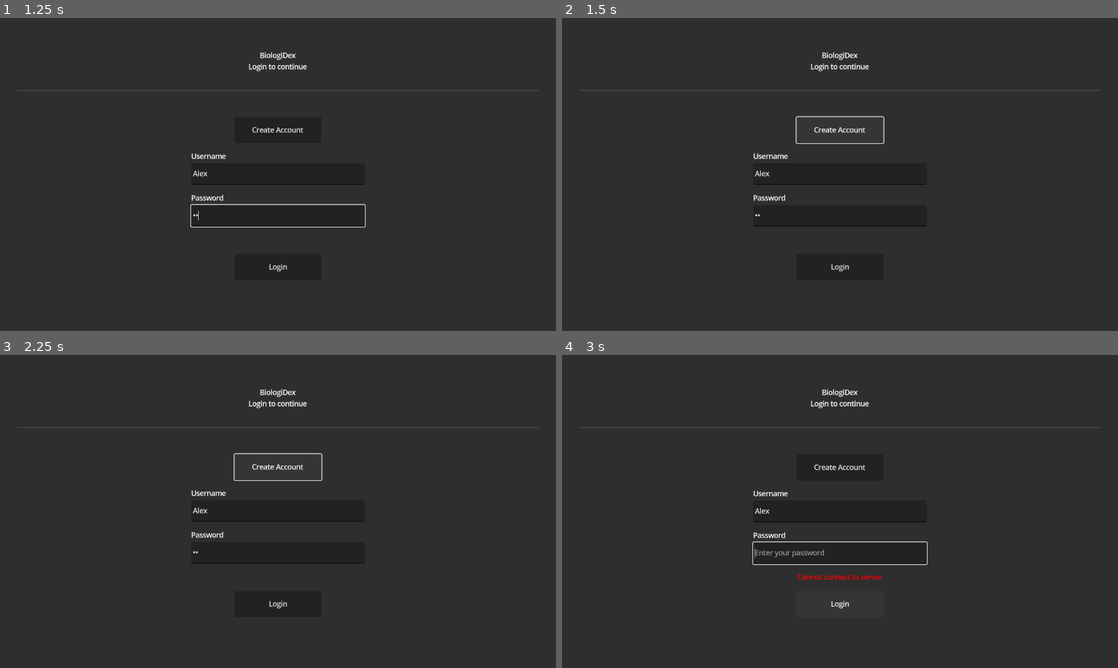
Above: before the commit, frames 1-4 (two rows, left to right).
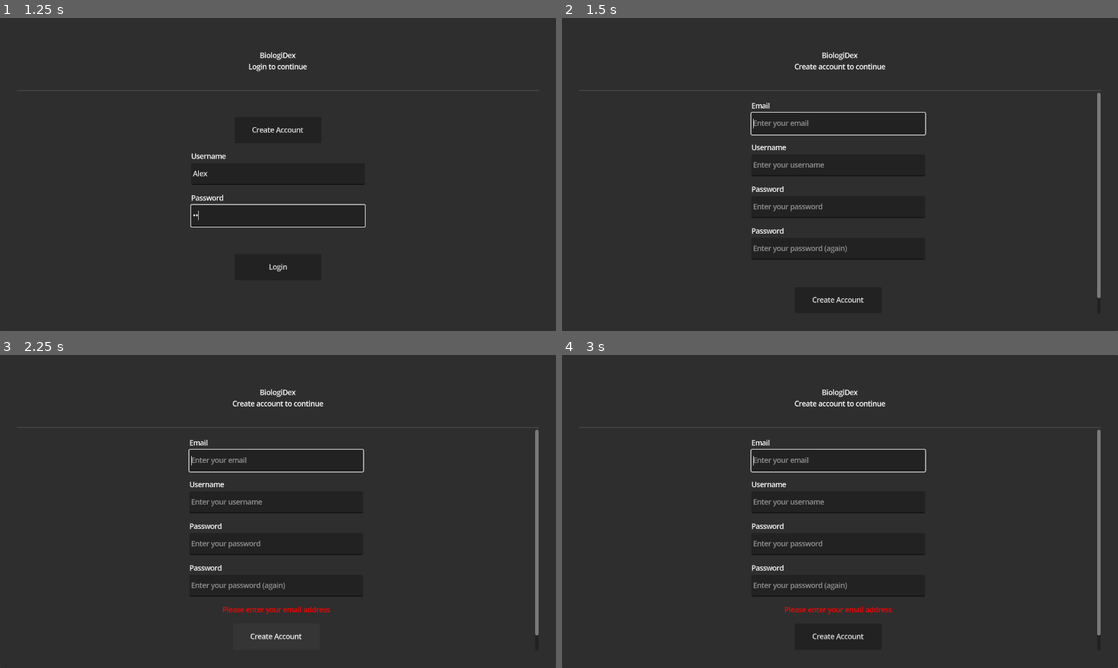
Above: after the commit, the same moments.

Repository: BryanRacic/biologidex
Game: Godot game, scene res://login.tscn
Two runs of this game, one before a commit and one after it. Both use one fixed random seed, a clock stepped at 60 frames per second and the inputs below.
Inputs (mouse positions are in pixels of both pictures, inside the frame that each line leads up to):
- Up to frame 1 (1.25 s): click (278, 174) at 0.52 s; type "Alex" at 0.6 s; click (278, 215) at 0.75 s; type "12" at 0.83 s
- Up to frame 2 (1.5 s): click "Create Account" at 1.25 s
- Up to frame 3 (2.25 s): click "Create Account" at 2 s
- Up to frame 4 (3 s): click (840, 605) at 2.75 s, where only the run before the commit has a clickable "Login"

Frame 1 is identical in both runs. In frame 2, 2.3% of the frame differs, in the area x 33-97%, y 14-92%; in frame 3, 2.5%; in frame 4, 2.9%, in the area x 33-97%, y 14-91%.

Commit message:
create account is working!

Diff:
--- a/client/biologidex-client/api_manager.gd
+++ b/client/biologidex-client/api_manager.gd
@@ -13,6 +13,7 @@
 const ENDPOINTS = {
 	"login": "/auth/login/",
 	"refresh": "/auth/refresh/",
+	"register": "/users/",
 	"vision_jobs": "/vision/jobs/",
 	"vision_job_detail": "/vision/jobs/%s/",  # Format with job ID
 }
@@ -41,6 +42,25 @@
 	}
 
 	_log_request("POST", url, data)
+	request_started.emit(url, "POST")
+
+	_make_json_request(url, HTTPClient.METHOD_POST, data, callback)
+
+
+func register(username: String, email: String, password: String, password_confirm: String, callback: Callable) -> void:
+	"""
+	Register a new user account
+	Returns: User object with id, username, email, friend_code, etc.
+	"""
+	var url := BASE_URL + ENDPOINTS["register"]
+	var data := {
+		"username": username,
+		"email": email,
+		"password": password,
+		"password_confirm": password_confirm
+	}
+
+	_log_request("POST", url, {"username": username, "email": email, "password": "[REDACTED]"})
 	request_started.emit(url, "POST")
 
 	_make_json_request(url, HTTPClient.METHOD_POST, data, callback)
--- /dev/null
+++ b/client/biologidex-client/create_account.gd
@@ -0,0 +1,245 @@
+extends Control
+
+# Create Account scene - Handles user registration
+# Shows registration form and creates new account via API
+
+@onready var email_input: LineEdit = $Panel/MarginContainer/VBoxContainer/Content/ContentMargin/CreateAcctForm/EmailField/EmailInput
+@onready var username_input: LineEdit = $Panel/MarginContainer/VBoxContainer/Content/ContentMargin/CreateAcctForm/UsernameField/UsernameInput
+@onready var password_input: LineEdit = $Panel/MarginContainer/VBoxContainer/Content/ContentMargin/CreateAcctForm/PasswordField/PasswordInput
+@onready var confirm_password_input: LineEdit = $Panel/MarginContainer/VBoxContainer/Content/ContentMargin/CreateAcctForm/ConfirmPasswordField2/ConfirmPasswordInput
+@onready var create_acct_button: Button = $Panel/MarginContainer/VBoxContainer/Content/ContentMargin/CreateAcctForm/CreateAcctButton
+@onready var status_label: Label = $Panel/MarginContainer/VBoxContainer/Content/ContentMargin/CreateAcctForm/StatusLabel
+@onready var loading_spinner: Label = $Panel/MarginContainer/VBoxContainer/Content/ContentMargin/CreateAcctForm/LoadingSpinner
+
+var is_loading: bool = false
+
+
+func _ready() -> void:
+	print("[CreateAccount] Scene loaded")
+
+	# Hide loading spinner initially
+	loading_spinner.visible = false
+	status_label.text = ""
+
+	# Connect button
+	create_acct_button.pressed.connect(_on_create_acct_button_pressed)
+
+	# Connect Enter key in confirm password field
+	confirm_password_input.text_submitted.connect(func(_text: String): _on_create_acct_button_pressed())
+
+	# Focus on first field
+	email_input.grab_focus()
+
+
+func _on_create_acct_button_pressed() -> void:
+	"""Handle create account button press"""
+	if is_loading:
+		return
+
+	var email := email_input.text.strip_edges()
+	var username := username_input.text.strip_edges()
+	var password := password_input.text
+	var confirm_password := confirm_password_input.text
+
+	# Validate input
+	if email.length() == 0:
+		_show_error("Please enter your email address")
+		email_input.grab_focus()
+		return
+
+	# Basic email validation
+	if not _is_valid_email(email):
+		_show_error("Please enter a valid email address")
+		email_input.grab_focus()
+		return
+
+	if username.length() == 0:
+		_show_error("Please enter a username")
+		username_input.grab_focus()
+		return
+
+	if username.length() < 3:
+		_show_error("Username must be at least 3 characters")
+		username_input.grab_focus()
+		return
+
+	if password.length() == 0:
+		_show_error("Please enter a password")
+		password_input.grab_focus()
+		return
+
+	if password.length() < 8:
+		_show_error("Password must be at least 8 characters")
+		password_input.grab_focus()
+		return
+
+	if confirm_password.length() == 0:
+		_show_error("Please confirm your password")
+		confirm_password_input.grab_focus()
+		return
+
+	if password != confirm_password:
+		_show_error("Passwords do not match")
+		confirm_password_input.grab_focus()
+		return
+
+	# Attempt registration
+	_perform_registration(username, email, password, confirm_password)
+
+
+func _perform_registration(username: String, email: String, password: String, password_confirm: String) -> void:
+	"""Perform registration API request"""
+	print("[CreateAccount] Attempting registration for user: ", username)
+	_set_loading(true, "Creating account...")
+
+	APIManager.register(username, email, password, password_confirm, func(response: Dictionary, code: int):
+		if code == 201:
+			# Successful registration
+			print("[CreateAccount] Registration successful!")
+
+			# Show success message
+			_show_success("Account created successfully! Logging in...")
+
+			# Now log the user in automatically
+			await get_tree().create_timer(1.0).timeout
+			_perform_auto_login(username, password)
+		else:
+			# Registration failed
+			var error_message := "Registration failed"
+
+			# Handle field-specific errors
+			if response.has("username"):
+				var username_errors = response["username"]
+				if typeof(username_errors) == TYPE_ARRAY and username_errors.size() > 0:
+					error_message = "Username: " + str(username_errors[0])
+				else:
+					error_message = "Username: " + str(username_errors)
+			elif response.has("email"):
+				var email_errors = response["email"]
+				if typeof(email_errors) == TYPE_ARRAY and email_errors.size() > 0:
+					error_message = "Email: " + str(email_errors[0])
+				else:
+					error_message = "Email: " + str(email_errors)
+			elif response.has("password"):
+				var password_errors = response["password"]
+				if typeof(password_errors) == TYPE_ARRAY and password_errors.size() > 0:
+					error_message = "Password: " + str(password_errors[0])
+				else:
+					error_message = "Password: " + str(password_errors)
+			elif response.has("detail"):
+				error_message = str(response["detail"])
+			elif response.has("error"):
+				error_message = str(response["error"])
+			elif code == 400:
+				error_message = "Invalid registration data"
+			elif code == 0:
+				error_message = "Cannot connect to server"
+
+			print("[CreateAccount] Registration failed: ", error_message)
+			_show_error(error_message)
+			_set_loading(false)
+
+			# Clear password fields on failed registration
+			password_input.text = ""
+			confirm_password_input.text = ""
+	)
+
+
+func _perform_auto_login(username: String, password: String) -> void:
+	"""Automatically log in after successful registration"""
+	print("[CreateAccount] Auto-login after registration")
+	_set_loading(true, "Logging in...")
+
+	APIManager.login(username, password, func(response: Dictionary, code: int):
+		if code == 200:
+			# Successful login
+			print("[CreateAccount] Auto-login successful!")
+
+			# Handle potential null values in response
+			var access_value = response.get("access")
+			var refresh_value = response.get("refresh")
+			var user_value = response.get("user")
+
+			var access: String = "" if access_value == null else str(access_value)
+			var refresh: String = "" if refresh_value == null else str(refresh_value)
+			var user: Dictionary = {} if user_value == null or typeof(user_value) != TYPE_DICTIONARY else user_value
+
+			if access.length() > 0 and refresh.length() > 0:
+				# Save tokens
+				TokenManager.save_login(access, refresh, user)
+
+				# Clear all input fields for security
+				email_input.text = ""
+				username_input.text = ""
+				password_input.text = ""
+				confirm_password_input.text = ""
+
+				# Navigate to home
+				_navigate_to_home()
+			else:
+				_show_error("Login failed after registration. Please login manually.")
+				_set_loading(false)
+				await get_tree().create_timer(2.0).timeout
+				_navigate_to_login()
+		else:
+			# Auto-login failed, redirect to login page
+			print("[CreateAccount] Auto-login failed, redirecting to login")
+			_show_error("Account created! Please login.")
+			_set_loading(false)
+			await get_tree().create_timer(2.0).timeout
+			_navigate_to_login()
+	)
+
+
+func _navigate_to_home() -> void:
+	"""Navigate to home scene after successful registration and login"""
+	print("[CreateAccount] Navigating to home scene")
+	# Clear navigation history since this is a fresh login
+	NavigationManager.navigate_to("res://home.tscn", true)
+
+
+func _navigate_to_login() -> void:
+	"""Navigate back to login scene"""
+	print("[CreateAccount] Navigating to login scene")
+	NavigationManager.navigate_to("res://login.tscn", true)
+
+
+func _set_loading(loading: bool, message: String = "") -> void:
+	"""Set loading state and update UI"""
+	is_loading = loading
+	loading_spinner.visible = loading
+	create_acct_button.disabled = loading
+	email_input.editable = not loading
+	username_input.editable = not loading
+	password_input.editable = not loading
+	confirm_password_input.editable = not loading
+
+	if loading and message.length() > 0:
+		status_label.text = message
+		status_label.add_theme_color_override("font_color", Color.WHITE)
+
+
+func _show_error(message: String) -> void:
+	"""Display error message"""
+	status_label.text = message
+	status_label.add_theme_color_override("font_color", Color.RED)
+
+
+func _show_success(message: String) -> void:
+	"""Display success message"""
+	status_label.text = message
+	status_label.add_theme_color_override("font_color", Color.GREEN)
+
+
+func _is_valid_email(email: String) -> bool:
+	"""Basic email validation"""
+	# Check for @ symbol and domain
+	var at_pos := email.find("@")
+	if at_pos <= 0:
+		return false
+
+	var domain := email.substr(at_pos + 1)
+	if domain.length() < 3 or domain.find(".") <= 0:
+		return false
+
+	return true
--- a/client/biologidex-client/create_acct.tscn
+++ b/client/biologidex-client/create_acct.tscn
@@ -1,4 +1,6 @@
-[gd_scene format=3 uid="uid://makmcpxt2lki"]
+[gd_scene load_steps=2 format=3 uid="uid://makmcpxt2lki"]
+
+[ext_resource type="Script" uid="uid://bw3yor6s278xw" path="res://create_account.gd" id="1_create_account"]
 
 [node name="CreateAccount" type="Control"]
 layout_mode = 3
@@ -7,6 +9,7 @@
 anchor_bottom = 1.0
 grow_horizontal = 2
 grow_vertical = 2
+script = ExtResource("1_create_account")
 
 [node name="Panel" type="Panel" parent="."]
 layout_mode = 1
@@ -73,12 +76,12 @@
 
 [node name="EmailLabel" type="Label" parent="Panel/MarginContainer/VBoxContainer/Content/ContentMargin/CreateAcctForm/EmailField"]
 layout_mode = 2
-text = "Username"
+text = "Email"
 
 [node name="EmailInput" type="LineEdit" parent="Panel/MarginContainer/VBoxContainer/Content/ContentMargin/CreateAcctForm/EmailField"]
 custom_minimum_size = Vector2(400, 50)
 layout_mode = 2
-placeholder_text = "Enter your username"
+placeholder_text = "Enter your email"
 
 [node name="UsernameField" type="VBoxContainer" parent="Panel/MarginContainer/VBoxContainer/Content/ContentMargin/CreateAcctForm"]
 layout_mode = 2
--- a/client/biologidex-client/login.gd
+++ b/client/biologidex-client/login.gd
@@ -20,8 +20,9 @@
 	loading_spinner.visible = false
 	status_label.text = ""
 
-	# Connect button
+	# Connect buttons
 	login_button.pressed.connect(_on_login_button_pressed)
+	create_acct_button.pressed.connect(_on_create_acct_button_pressed)
 
 	# Connect Enter key in password field
 	password_input.text_submitted.connect(func(_text: String): _on_login_button_pressed())
@@ -157,3 +158,12 @@
 	"""Display error message"""
 	status_label.text = message
 	status_label.add_theme_color_override("font_color", Color.RED)
+
+
+func _on_create_acct_button_pressed() -> void:
+	"""Handle create account button press"""
+	if is_loading:
+		return
+
+	print("[Login] Navigating to create account scene")
+	NavigationManager.navigate_to("res://create_acct.tscn")
Not shown, added: client/biologidex-client/create_account.gd.uid
